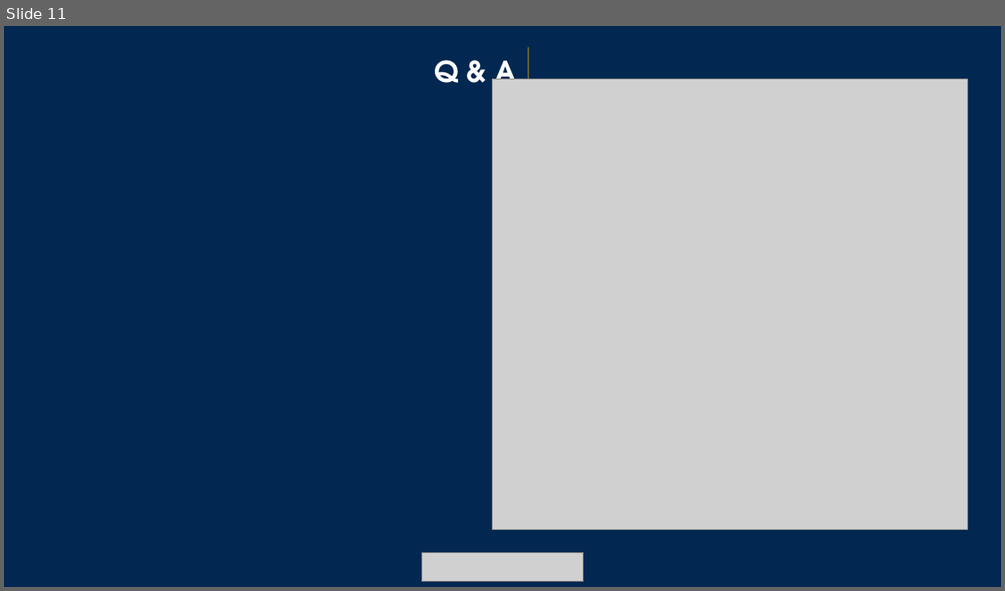
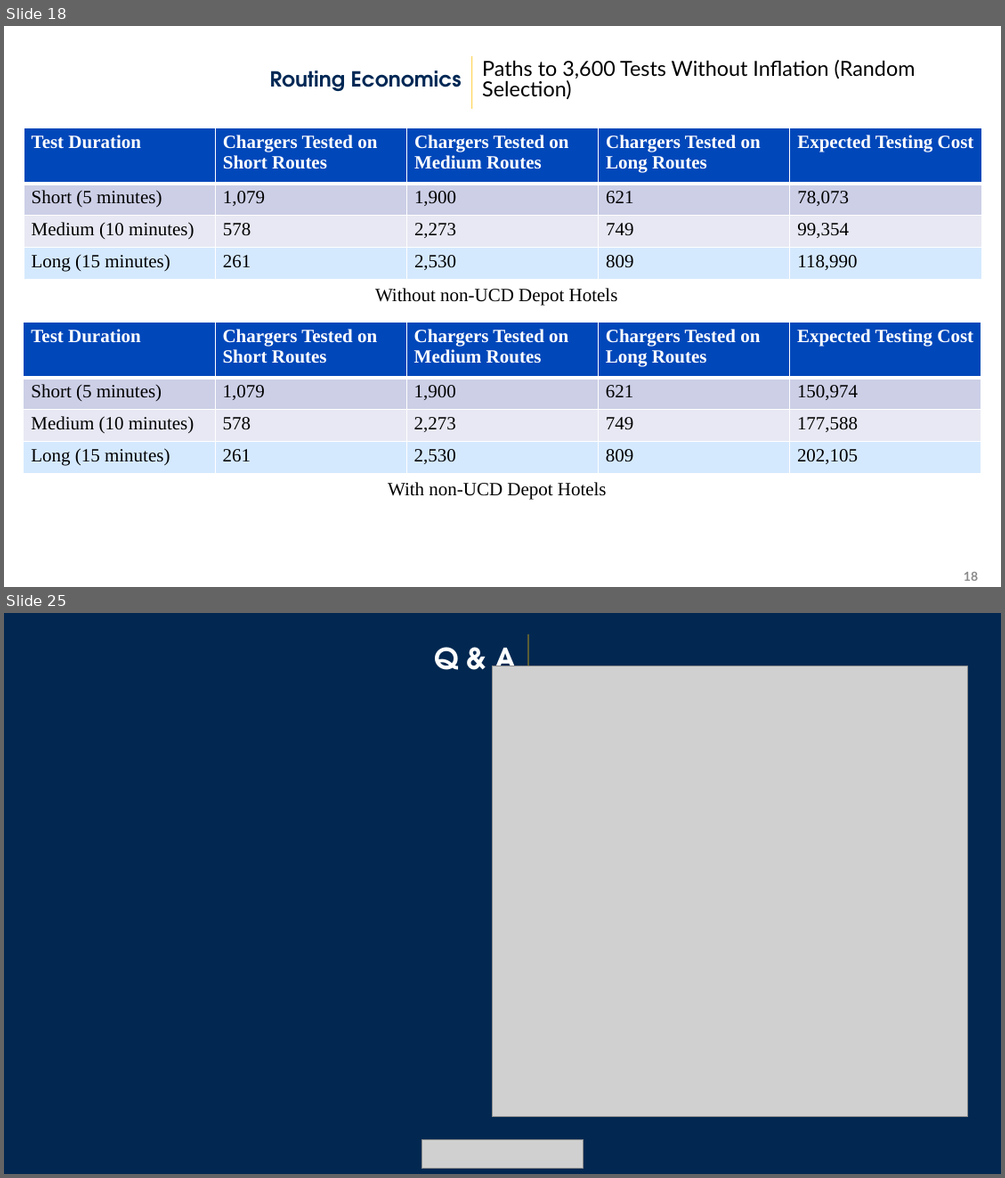
Before and after one commit to airabino/electric_vrp, a slide deck: 02_07_24.pptx. Shown one above the other, each under a label of ours: slide 11 before the commit, slides 18 and 25 after it; the slides between them are not shown. The pictures are 1005x591 and 1005x1178 pixels, drawn with LibreOffice and Linux fonts; fonts in the diff are those of the drawing; grey boxes stand for pictures; background and template pictures are left out. Boxes give left, top, right and bottom in pixels: in the first picture for what was removed or moved away, otherwise in the second. Text is boxed around its words. In the diff, an @@ line names an element or a change of style, - is before the commit and + after.

```diff
--- a/02_07_24.pptx
+++ b/02_07_24.pptx
@@ slide 18 added at bbox=[4, 26, 1001, 587], background picture (left out) @@
@@ text added at bbox=[270, 70, 461, 91], 20 pt, text #002855, bold @@
+Routing Economics
@@ rectangle added at bbox=[472, 56, 472, 109], fill #FFBF00 @@
@@ text added at bbox=[482, 60, 915, 99], 20 pt, text #000000 @@
+Paths to 3,600 Tests Without Inflation (Random Selection)
@@ table added at bbox=[24, 127, 981, 472], 4 rows, 5 columns @@
+Test Duration | Chargers Tested on Short Routes | Chargers Tested on Medium Routes | Chargers Tested on Long Routes | Expected Testing Cost
+Short (5 minutes) | 1,079 | 1,900 | 621 | 78,073
+Medium (10 minutes) | 578 | 2,273 | 749 | 99,354
+Long (15 minutes) | 261 | 2,530 | 809 | 118,990
@@ text added at bbox=[375, 288, 618, 305], 18 pt, text #000000 @@
+Without non-UCD Depot Hotels
@@ table added at bbox=[24, 321, 980, 587], 4 rows, 5 columns @@
+Test Duration | Chargers Tested on Short Routes | Chargers Tested on Medium Routes | Chargers Tested on Long Routes | Expected Testing Cost
+Short (5 minutes) | 1,079 | 1,900 | 621 | 150,974
+Medium (10 minutes) | 578 | 2,273 | 749 | 177,588
+Long (15 minutes) | 261 | 2,530 | 809 | 202,105
@@ text added at bbox=[388, 482, 607, 499], 18 pt, text #000000 @@
+With non-UCD Depot Hotels
@@ page number added at bbox=[963, 572, 978, 580], 12 pt, text #8C8C8C, bold @@
+18
@@ what was slide 11 is now slide 25 @@
```
Also in this commit, not shown: 7 slides changed, 13 other slides added, 21 other files.
